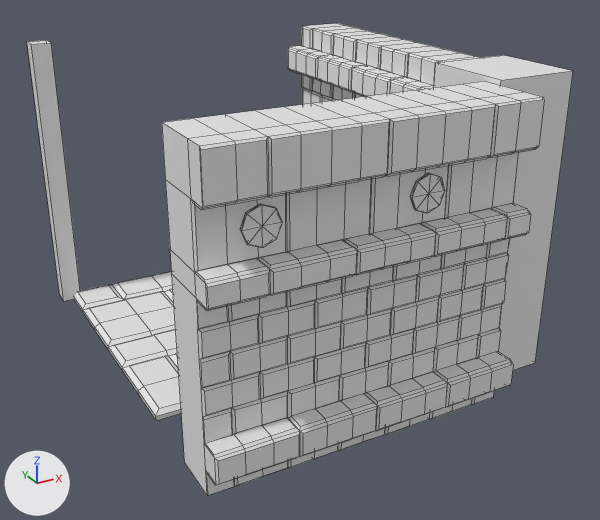
Before and after pictures for a commit that changed the FBX model Assignment 1 Game/Assets/Art/cornerwall.fbx.
Before and after are seen from a 50 mm camera at (-2.31, -5.25, 3.0) aimed at (0.24, -0.61, 0.68). Lighting does not change. The marker at lower left points along +X, +Y and +Z. Mesh edges are drawn as thin lines. Where no turn or scale is listed for an object, it has been applied to the vertices. Vertices at the same position are counted once.

The scene before the commit, as lines of its bpy script (objects in view):
```python
me_mesh_001 = bpy.data.meshes.new('Mesh.001')
me_mesh_001.from_pydata(...)  # 783 vertices, 794 faces; spans x -39.4..39.4, y -39.4..33.4, z 0.0..1.7
me_mesh_002 = bpy.data.meshes.new('Mesh.002')
me_mesh_002.from_pydata(...)  # an 8-sided cylinder along y spanning x -0.113..0.113, y -0.017..0.0, z -0.113..0.113
me_mesh_003 = bpy.data.meshes.new('Mesh.003')
me_mesh_003.from_pydata(...)  # an 8-sided cylinder along y spanning x -0.113..0.113, y -0.017..0.0, z -0.113..0.113
me_mesh_004 = bpy.data.meshes.new('Mesh.004')
me_mesh_004.from_pydata(...)  # 783 vertices, 794 faces; spans x -39.4..39.4, y -39.4..33.4, z 0.0..1.7
me_mesh_008 = bpy.data.meshes.new('Mesh.008')
me_mesh_008.from_pydata(...)  # a box spanning x -0.07..0.07, y -0.07..0.07, z 0.0..2.03
ob_box007 = bpy.data.objects.new('Box007', me_mesh_001)
ob_box007.location = (0.084, -1.484, 1.002)
ob_box007.rotation_euler = (-1.571, 1.571, 0.0)  # degrees (-90, 90, 0)
ob_box007.scale = (-0.0254, -0.0276, -0.279)
ob_box008 = bpy.data.objects.new('Box008', me_mesh_004)
ob_box008.location = (1.483, -0.083, 1.002)
ob_box008.rotation_euler = (3.142, 1.571, 0.0)  # degrees (180, 90, 0)
ob_box008.scale = (0.0254, 0.0276, 0.279)
ob_box011 = bpy.data.objects.new('Box011', me_mesh_008)
ob_box011.location = (-1.01, 1.016, 0.0)
ob_cylinder003 = bpy.data.objects.new('Cylinder003', me_mesh_002)
ob_cylinder003.location = (-0.651, -1.828, 1.523)
ob_cylinder004 = bpy.data.objects.new('Cylinder004', me_mesh_003)
ob_cylinder004.location = (0.354, -1.828, 1.523)
# also in view: 'Box010' at (1.28, -1.31, 1.02); 'Box001' at (0.0, 0.0, 0.03)
```
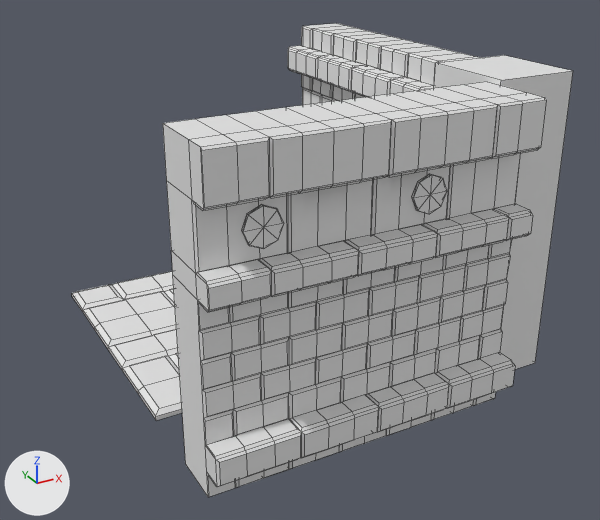
What differs and where, as boxes [x1, y1, x2, y2] in the pictures (600 x 520 px):
'Box007', moved
    before: [162, 81, 544, 496]
    after: [163, 82, 546, 497]
'Box011', deleted
    before: [27, 40, 80, 301]
'Cylinder003', moved
    before: [240, 204, 283, 248]
    after: [241, 205, 284, 249]
'Cylinder004', moved
    before: [410, 173, 445, 213]
    after: [412, 174, 447, 214]
part 1 of me_mesh_001, shading changed
    before: [187, 92, 544, 496]
    after: [188, 92, 546, 497]

The edits, one by one:
me_mesh_001 has 783 vertices, 794 faces and spans x -39.4..39.4, y -39.4..33.4, z 0.0..1.7.
me_mesh_001 is used by ob_box007; location (0.084, -1.484, 1.002); rotation (-1.571, 1.571, 0.0), in degrees (-90, 90, 0); scale (-0.0254, -0.0276, -0.279).
me_mesh_001 part 1: all faces are now shaded smooth (594 of 794 changed).
Object 'Box011' (ob_box011) is deleted.
Object 'Box007' (ob_box007) moves from (0.084, -1.484, 1.002) to (0.084, -1.499, 1.002).
Object 'Cylinder003' (ob_cylinder003) moves from (-0.651, -1.828, 1.523) to (-0.651, -1.843, 1.523).
Object 'Cylinder004' (ob_cylinder004) moves from (0.354, -1.828, 1.523) to (0.354, -1.843, 1.523).
